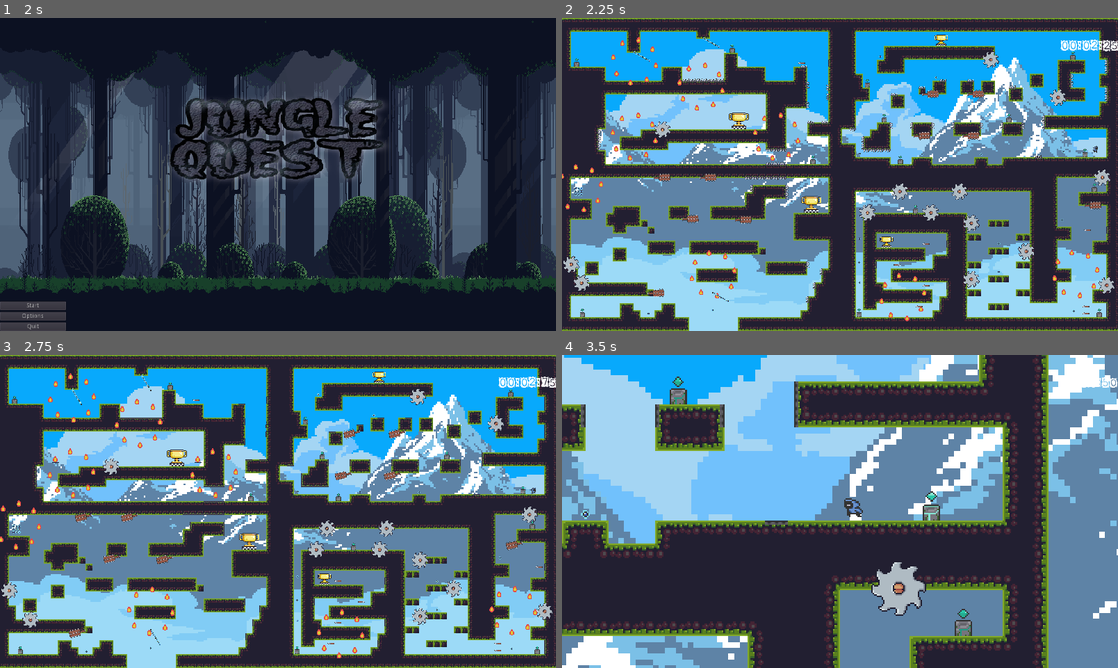
Above: before the commit, frames 1-4 (two rows, left to right).
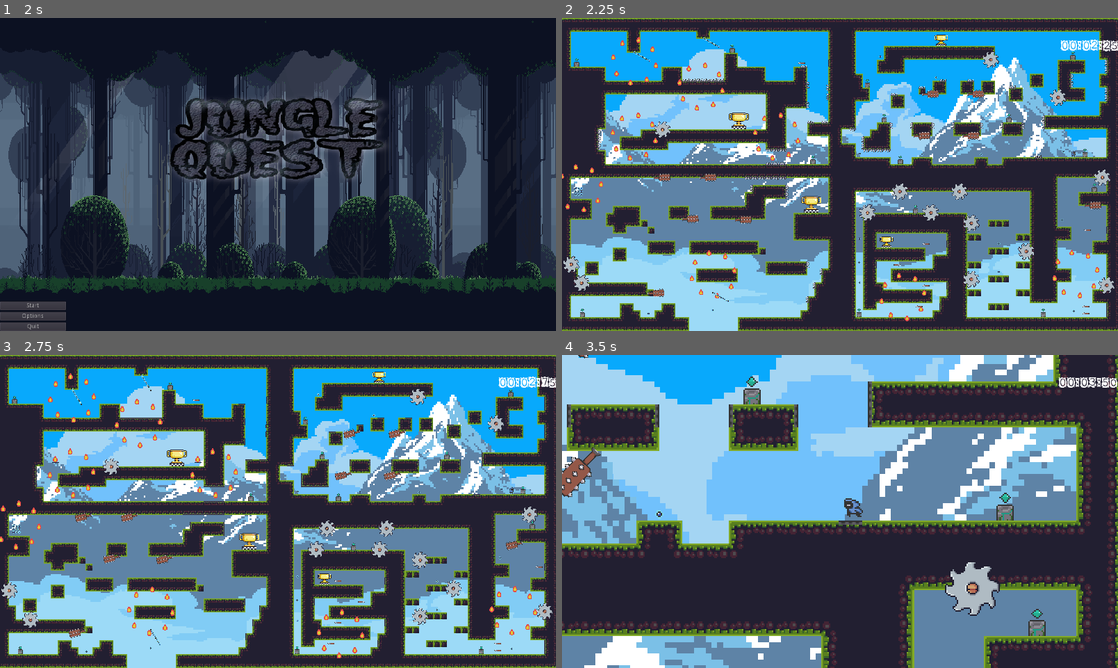
Above: after the commit, the same moments.

Repository: Mike149x/2DGameDraft
Game: Godot game, scene res://Scenes/TitleScreen.tscn
Two runs of this game, one before a commit and one after it. Both use one fixed random seed, a clock stepped at 60 frames per second and the inputs below. Sound files missing from this copy of the repository are replaced by a short silence.
Inputs:
- Up to frame 1 (2 s): hold D (right) from 0.53 s (still down); tap Z (zoom) at 0.6, 1.35 s; tap Space (jump) at 0.77, 1.52 s
- Up to frame 2 (2.25 s): release D (right) at 2 s; click "Start" at 2 s
- Up to frame 3 (2.75 s): no input
- Up to frame 4 (3.5 s): hold A (left) from 2.78 s (still down); tap Z (zoom) at 2.85 s

Frame 1 is identical in both runs. In frame 2, less than 0.1% of the frame differs, in the area x 86-98%, y 40-96%; in frame 3, less than 0.1%; in frame 4, 53%, in the area x 0-100%, y 0-100%.

Commit message:
Minor Commits

Diff:
--- a/2DGameDraft/Scenes/Level1.tscn
+++ b/2DGameDraft/Scenes/Level1.tscn
@@ -969,7 +969,7 @@
 script = ExtResource( 3 )
 
 [node name="PlayerCharacter" parent="." instance=ExtResource( 2 )]
-position = Vector2( 1229, 296 )
+position = Vector2( 1178, 307 )
 
 [node name="SwingingTrap" parent="." instance=ExtResource( 4 )]
 position = Vector2( 829, 176 )
@@ -1297,7 +1297,7 @@
 position = Vector2( 47, 678 )
 
 [node name="SavePoint10" parent="." instance=ExtResource( 7 )]
-position = Vector2( 1237, 678 )
+position = Vector2( 1108, 678 )
 
 [node name="SavePoint7" parent="." instance=ExtResource( 7 )]
 position = Vector2( 392, 70 )
Not shown, added: True External Pictures/GAMEPLAY.JPG
